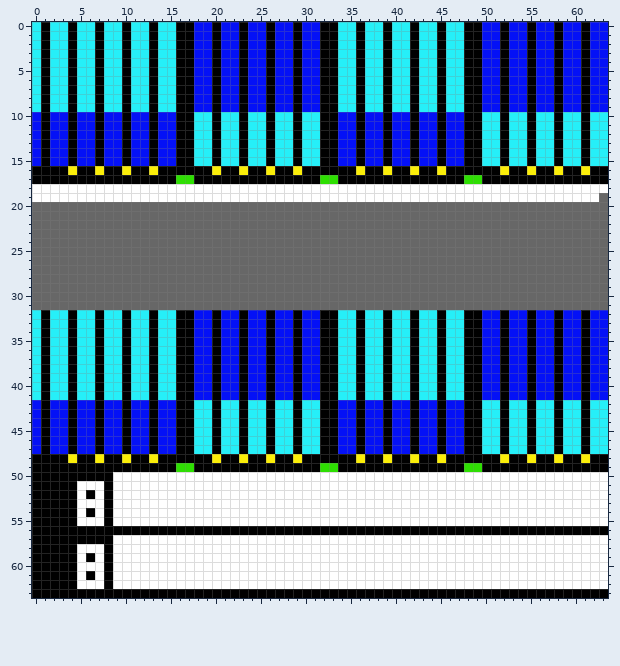
Pixel-art sprite: picross/t64x64.png. That is the earlier state.
The file is 64x64 pixels.
The result:
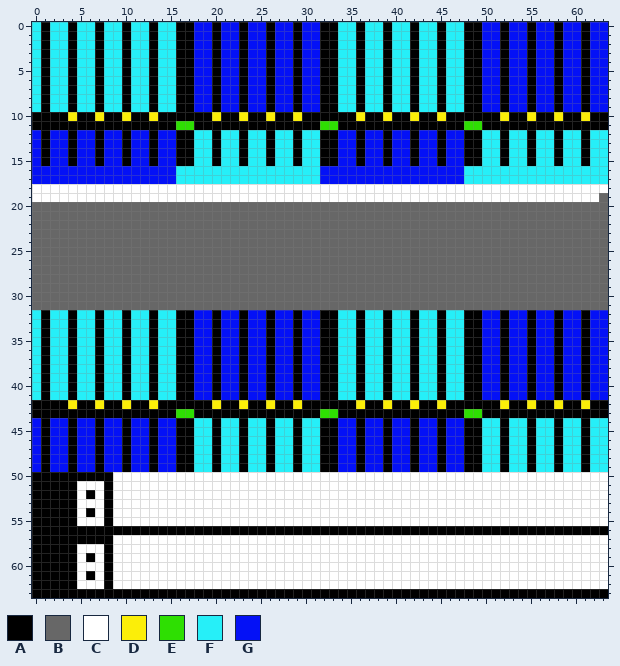
Palette (. is transparent): A #000000  B #676767  C #ffffff  D #fbee09  E #2edf02  F #26eff8  G #0411f6
Message: make unused bytes contiguous
From old to new:
{"y":10,"x":0,"old":"G","new":"A"}
{"y":10,"x":2,"old":"GGAGGAGGAGGAGG","new":"AADAADAADAADAA"}
{"y":10,"x":18,"old":"FFAFFAFFAFFAFF","new":"AADAADAADAADAA"}
{"y":10,"x":34,"old":"GGAGGAGGAGGAGG","new":"AADAADAADAADAA"}
{"y":10,"x":50,"old":"FFAFFAFFAFFAFF","new":"AADAADAADAADAA"}
{"y":11,"x":0,"old":"G","new":"A"}
{"y":11,"x":2,"old":"GG","new":"AA"}
{"y":11,"x":5,"old":"GG","new":"AA"}
{"y":11,"x":8,"old":"GG","new":"AA"}
{"y":11,"x":11,"old":"GG","new":"AA"}
{"y":11,"x":14,"old":"GGAAFF","new":"AAEEAA"}
{"y":11,"x":21,"old":"FF","new":"AA"}
{"y":11,"x":24,"old":"FF","new":"AA"}
{"y":11,"x":27,"old":"FF","new":"AA"}
{"y":11,"x":30,"old":"FFAAGG","new":"AAEEAA"}
{"y":11,"x":37,"old":"GG","new":"AA"}
{"y":11,"x":40,"old":"GG","new":"AA"}
{"y":11,"x":43,"old":"GG","new":"AA"}
{"y":11,"x":46,"old":"GGAAFF","new":"AAEEAA"}
{"y":11,"x":53,"old":"FF","new":"AA"}
{"y":11,"x":56,"old":"FF","new":"AA"}
{"y":11,"x":59,"old":"FF","new":"AA"}
{"y":11,"x":62,"old":"FF","new":"AA"}
{"y":16,"x":0,"old":"AAAADAADAADAADAAAAAADAADAADAADAAAAAADAADAADAADAAAAAADAADAADAADAA","new":"GGGGGGGGGGGGGGGGFFFFFFFFFFFFFFFFGGGGGGGGGGGGGGGGFFFFFFFFFFFFFFFF"}
{"y":17,"x":0,"old":"AAAAAAAAAAAAAAAAEEAAAAAAAAAAAAAAEEAAAAAAAAAAAAAAEEAAAAAAAAAAAAAA","new":"GGGGGGGGGGGGGGGGFFFFFFFFFFFFFFFFGGGGGGGGGGGGGGGGFFFFFFFFFFFFFFFF"}
{"y":42,"x":0,"old":"G","new":"A"}
{"y":42,"x":2,"old":"GGAGGAGGAGGAGG","new":"AADAADAADAADAA"}
{"y":42,"x":18,"old":"FFAFFAFFAFFAFF","new":"AADAADAADAADAA"}
{"y":42,"x":34,"old":"GGAGGAGGAGGAGG","new":"AADAADAADAADAA"}
{"y":42,"x":50,"old":"FFAFFAFFAFFAFF","new":"AADAADAADAADAA"}
{"y":43,"x":0,"old":"G","new":"A"}
{"y":43,"x":2,"old":"GG","new":"AA"}
{"y":43,"x":5,"old":"GG","new":"AA"}
{"y":43,"x":8,"old":"GG","new":"AA"}
{"y":43,"x":11,"old":"GG","new":"AA"}
{"y":43,"x":14,"old":"GGAAFF","new":"AAEEAA"}
{"y":43,"x":21,"old":"FF","new":"AA"}
{"y":43,"x":24,"old":"FF","new":"AA"}
{"y":43,"x":27,"old":"FF","new":"AA"}
{"y":43,"x":30,"old":"FFAAGG","new":"AAEEAA"}
{"y":43,"x":37,"old":"GG","new":"AA"}
{"y":43,"x":40,"old":"GG","new":"AA"}
{"y":43,"x":43,"old":"GG","new":"AA"}
{"y":43,"x":46,"old":"GGAAFF","new":"AAEEAA"}
{"y":43,"x":53,"old":"FF","new":"AA"}
{"y":43,"x":56,"old":"FF","new":"AA"}
{"y":43,"x":59,"old":"FF","new":"AA"}
{"y":43,"x":62,"old":"FF","new":"AA"}
{"y":48,"x":0,"old":"A","new":"G"}
{"y":48,"x":2,"old":"AADAADAADAADAA","new":"GGAGGAGGAGGAGG"}
{"y":48,"x":18,"old":"AADAADAADAADAA","new":"FFAFFAFFAFFAFF"}
{"y":48,"x":34,"old":"AADAADAADAADAA","new":"GGAGGAGGAGGAGG"}
{"y":48,"x":50,"old":"AADAADAADAADAA","new":"FFAFFAFFAFFAFF"}
{"y":49,"x":0,"old":"A","new":"G"}
{"y":49,"x":2,"old":"AA","new":"GG"}
{"y":49,"x":5,"old":"AA","new":"GG"}
{"y":49,"x":8,"old":"AA","new":"GG"}
{"y":49,"x":11,"old":"AA","new":"GG"}
{"y":49,"x":14,"old":"AAEEAA","new":"GGAAFF"}
{"y":49,"x":21,"old":"AA","new":"FF"}
{"y":49,"x":24,"old":"AA","new":"FF"}
{"y":49,"x":27,"old":"AA","new":"FF"}
{"y":49,"x":30,"old":"AAEEAA","new":"FFAAGG"}
{"y":49,"x":37,"old":"AA","new":"GG"}
{"y":49,"x":40,"old":"AA","new":"GG"}
{"y":49,"x":43,"old":"AA","new":"GG"}
{"y":49,"x":46,"old":"AAEEAA","new":"GGAAFF"}
{"y":49,"x":53,"old":"AA","new":"FF"}
{"y":49,"x":56,"old":"AA","new":"FF"}
{"y":49,"x":59,"old":"AA","new":"FF"}
{"y":49,"x":62,"old":"AA","new":"FF"}
{"label":"changed","picture_box":[32,112,608,130]}
{"label":"changed","picture_box":[32,166,608,184]}
{"label":"changed","picture_box":[32,400,608,418]}
{"label":"changed","picture_box":[32,454,608,472]}
